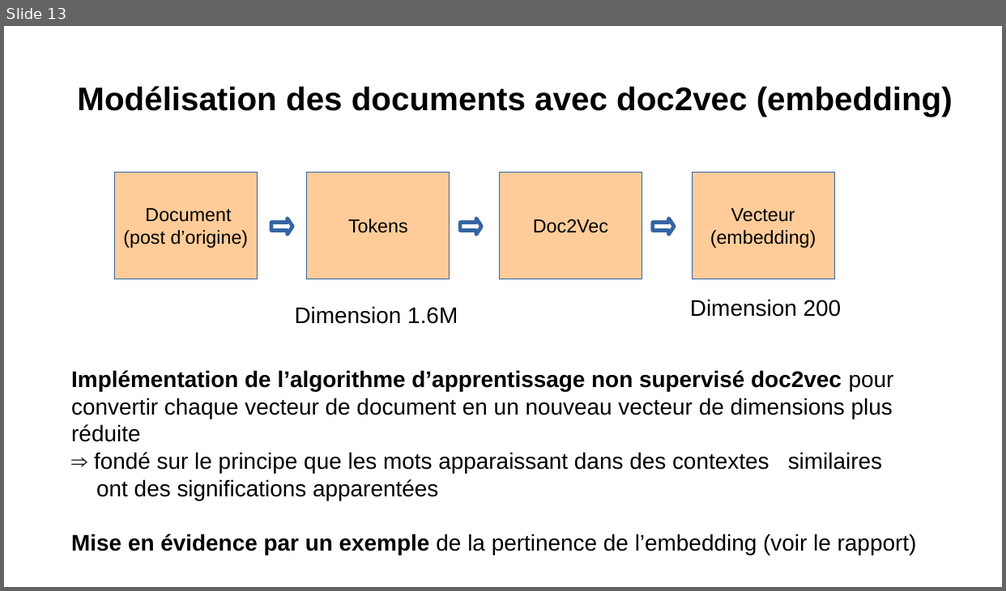
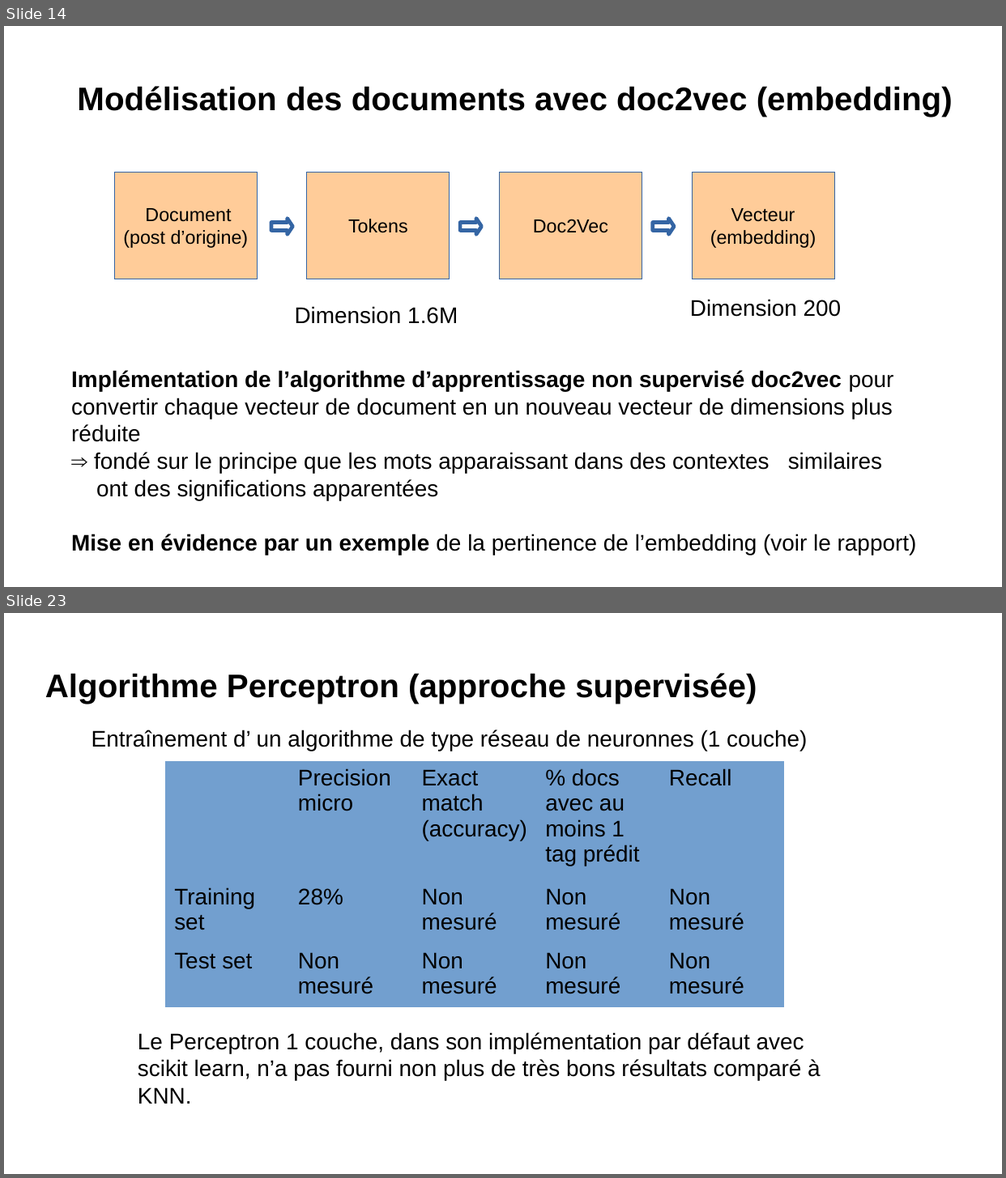
Before and after one commit to Severac/openclassrooms, a slide deck: PJ6/Presentation/PJ6_Presentation.odp. Shown one above the other, each under a label of ours: slide 13 before the commit, slides 14 and 23 after it; the slides between them are not shown. The pictures are 1006x591 and 1006x1178 pixels, drawn with LibreOffice and Linux fonts; fonts in the diff are those of the drawing. Boxes give left, top, right and bottom in pixels: in the first picture for what was removed or moved away, otherwise in the second. Text is boxed around its words. In the diff, an @@ line names an element or a change of style, - is before the commit and + after.

Commit message:
PJ6: màj prez, et modélisation: résultats suite à clean des instances sans tag sur training set

```diff
--- a/PJ6/Presentation/PJ6_Presentation.odp
+++ b/PJ6/Presentation/PJ6_Presentation.odp
@@ slide 23 added at box(4, 613, 1002, 1174), background #FFFFFF @@
@@ text added at box(45, 673, 756, 704), 26 pt, text #000000, bold @@
+Algorithme Perceptron (approche supervisée)
@@ text added at box(91, 730, 807, 751), 18 pt, text #000000 @@
+Entraînement d’ un algorithme de type réseau de neuronnes (1 couche)
@@ table added at box(165, 761, 786, 1004), 3 rows, 5 columns @@
+ | Precision micro | Exact match (accuracy) | % docs avec au moins 1 tag prédit | Recall
+Training set | 28% | Non mesuré | Non mesuré | Non mesuré
+Test set | Non mesuré | Non mesuré | Non mesuré | Non mesuré
@@ text added at box(138, 1033, 820, 1104), 18 pt, text #000000 @@
+Le Perceptron 1 couche, dans son implémentation par défaut avec scikit learn, n’a pas fourni non plus de très bons résultats comparé à KNN.
@@ what was slide 13 is now slide 14 @@
```
Also in this commit, not shown: 12 other slides added, 2 other files.
